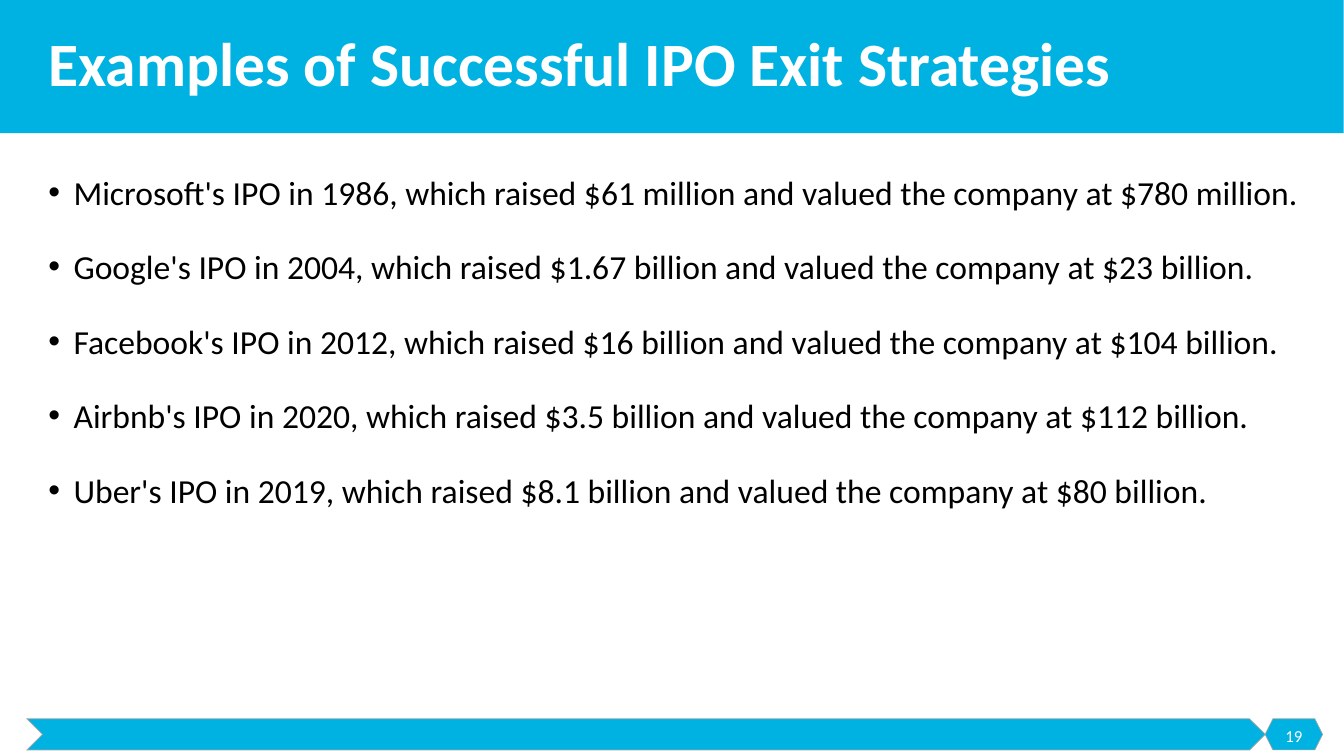
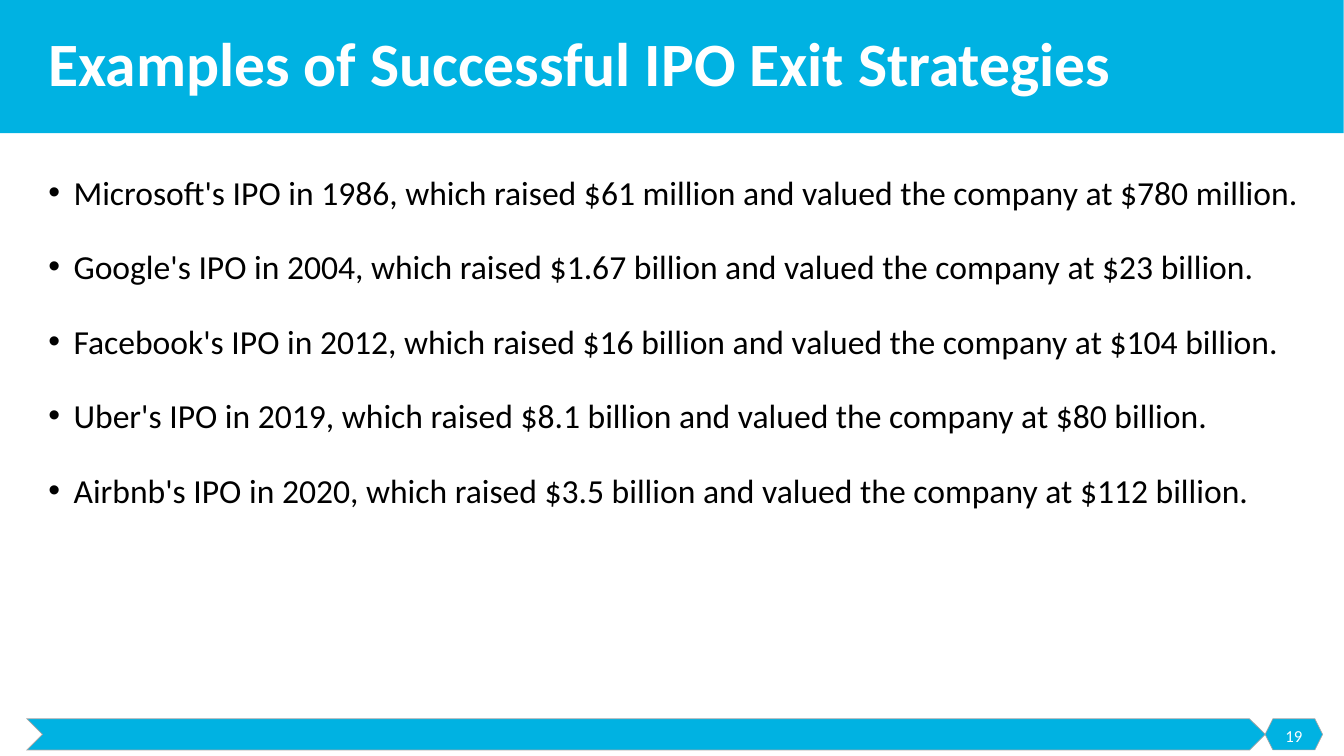
Before and after one commit to malenezi/malenezi, a slide deck: slide 19 of SE495/Lectures/8-Exit Strategies/Exit Strategies.pptx. Drawn at 1344x756 pixels with LibreOffice and Linux fonts; fonts in the diff are those of the drawing. Boxes give left, top, right and bottom in pixels: in the first picture for what was removed or moved away, otherwise in the second. Text is boxed around its words. In the diff, an @@ line names an element or a change of style, - is before the commit and + after.

Commit message:
2024

```diff
--- a/SE495/Lectures/8-Exit Strategies/Exit Strategies.pptx
+++ b/SE495/Lectures/8-Exit Strategies/Exit Strategies.pptx
@@ text at (74, 404, 1206, 434): paragraph added @@
+• Uber's IPO in 2019, which raised $8.1 billion and valued the company at $80 billion.
@@ text at (74, 479, 1206, 509): paragraph removed @@
-• Uber's IPO in 2019, which raised $8.1 billion and valued the company at $80 billion.
```
Also in this commit, not shown: 3 other slides changed, 3 slides added.
